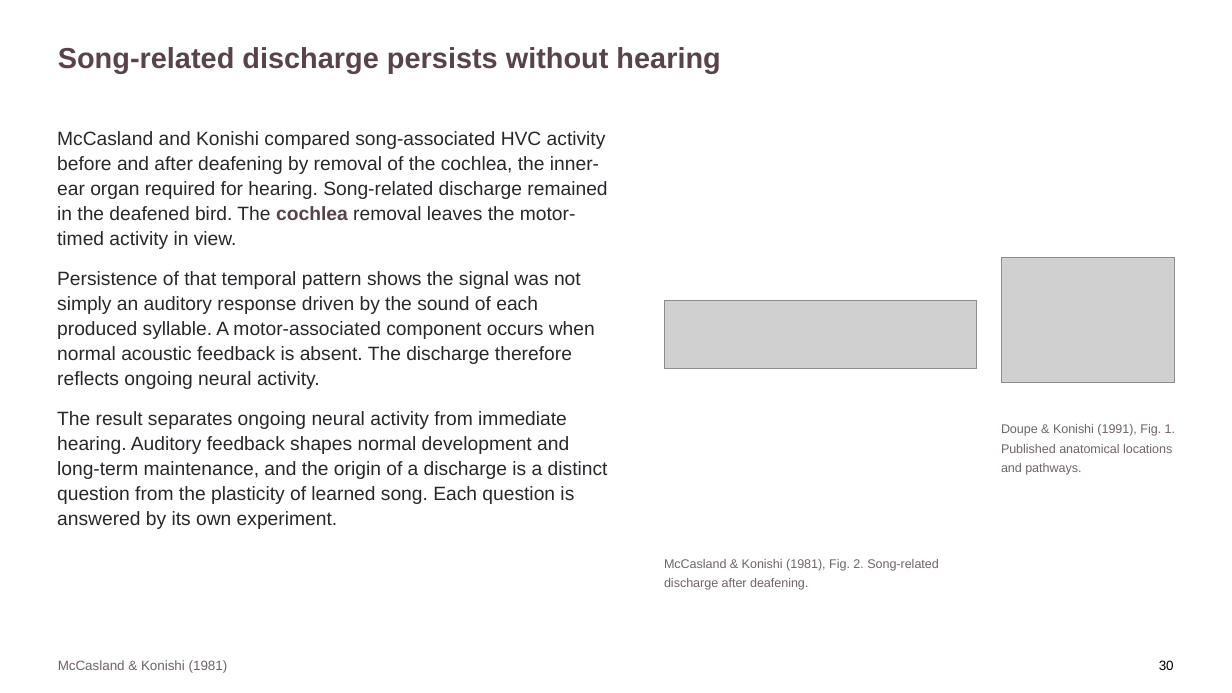
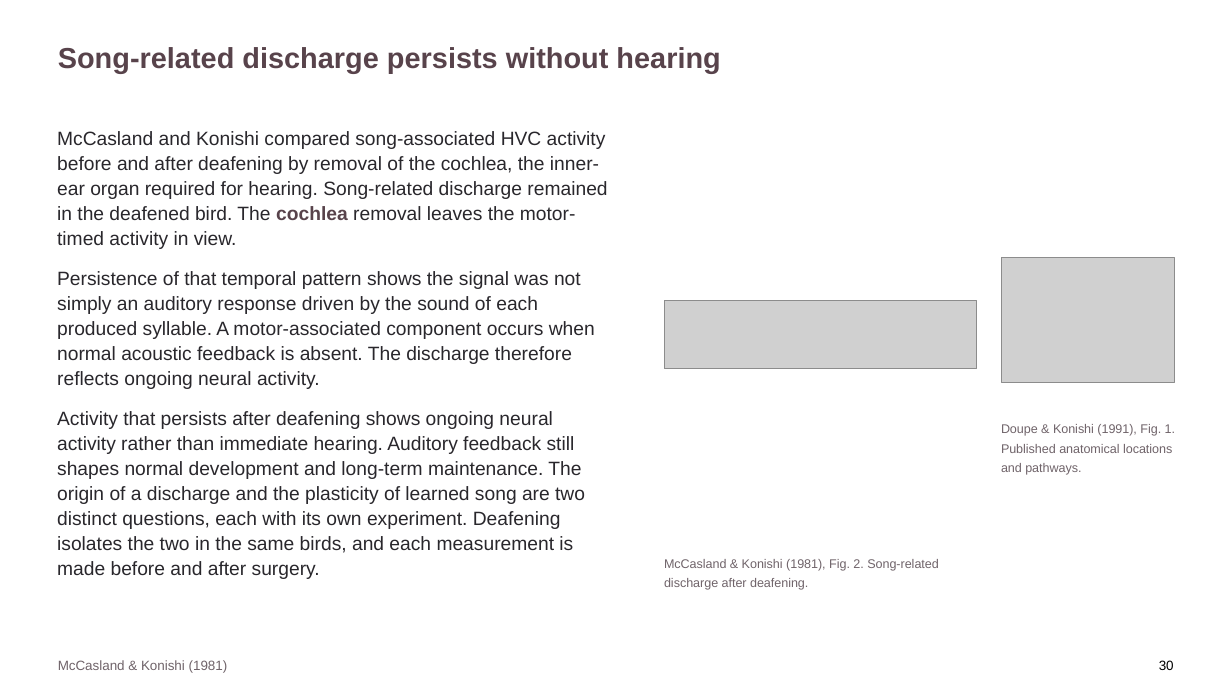
Before and after one commit to jordanxxlopez/NEUROETHOLOGY, a slide deck: slide 39 of scaffolded/Neuroethology_Lecture33_FA2026_SCAFFOLDED.pptx. Drawn at 1232x693 pixels with LibreOffice and Linux fonts; fonts in the diff are those of the drawing; grey boxes stand for pictures. Boxes give left, top, right and bottom in pixels: in the first picture for what was removed or moved away, otherwise in the second. Text is boxed around its words. In the diff, an @@ line names an element or a change of style, - is before the commit and + after.

```diff
--- a/scaffolded/Neuroethology_Lecture33_FA2026_SCAFFOLDED.pptx
+++ b/scaffolded/Neuroethology_Lecture33_FA2026_SCAFFOLDED.pptx
@@ text at <box>57,411,585,579</box>: text changed @@
-The result separates ongoing neural activity from immediate hearing. Auditory feedback shapes normal development and long-term maintenance, and the origin of a discharge is a distinct question from the plasticity of learned song. Each question is answered by its own experiment.
+Activity that persists after deafening shows ongoing neural activity rather than immediate hearing. Auditory feedback still shapes normal development and long-term maintenance. The origin of a discharge and the plasticity of learned song are two distinct questions, each with its own experiment. Deafening isolates the two in the same birds, and each measurement is made before and after surgery.
```
Also in this commit, not shown: 22 other slides changed, 4 other files.
